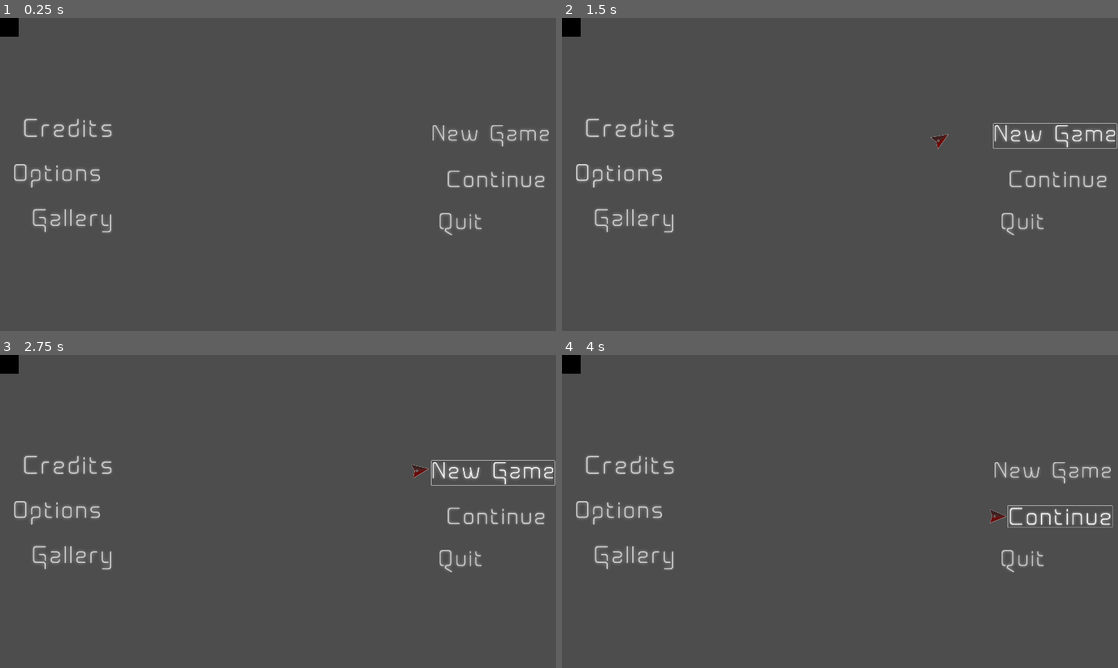
Above: before the commit, frames 1-4 (two rows, left to right).
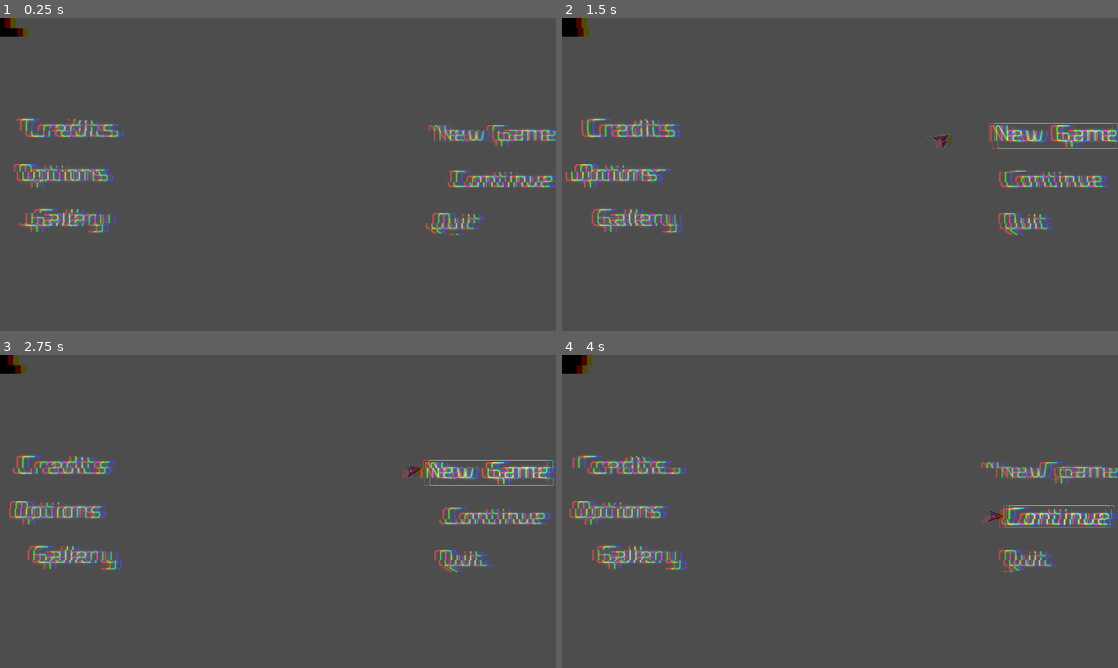
Above: after the commit, the same moments.

Repository: TomkoSK/Layers
Game: Godot game, scene res://Scenes/GlitchedMenu.tscn
The game is run twice, just before and just after one commit, with the same random seed, the same clock (stepped at 60 frames per second) and the same inputs. This scene is started directly instead of the project's main scene. The engine's default icon, where the game draws it, is replaced by a stand-in: a white triangle on a blue panel in a dark square. Video files are missing from this copy of the repository; at most half a second of black plays in their place. Sound files missing from this copy of the repository are replaced by a short silence.
Inputs (mouse positions are in pixels of both pictures, inside the frame that each line leads up to):
- Up to frame 1 (0.25 s): no input
- Up to frame 2 (1.5 s): click (617, 174) at 0.5 s; click (1051, 136) at 1.25 s
- Up to frame 3 (2.75 s): click (494, 473) at 2 s
- Up to frame 4 (4 s): click (1056, 514) at 2.75 s; click (1062, 517) at 3.5 s

The runs differ from the first frame. In frame 1, 3.4% of the frame differs, in the area x 0-100%, y 0-70%; in frame 2, 3.7%; in frame 3, 3.5%; in frame 4, 3.8%, in the area x 1-100%, y 0-70%.

Commit message:
Added pause menu

Diff:
--- a/Autoloaded/AudioManager.gd
+++ b/Autoloaded/AudioManager.gd
@@ -1,6 +1,8 @@
 extends Node
 
 var playingMenuMusic = false#Used in MainMenu.gd
+var ambienceTracks = {"prologueScene" : ["Dread.mp3", "Dread"]}
+var currentAmbienceTrack = ""
 var playingAmbience = false
 
 func setMenuMusicVolume(volume : float, time : float = 0):#Makes the main menu music fade to {volume} level of sound over {time} seconds
@@ -40,6 +42,10 @@
 		else:
 			$AmbienceAudio.stop()
 
+func setAmbienceTrack(trackName : String):
+	$AmbienceAudio.stream = load("res://Audio/"+ambienceTracks[trackName][0])
+	currentAmbienceTrack = ambienceTracks[trackName][1]
+
 func _on_menu_music_finished():
 	$MenuMusic.play()#whenever the main menu music finishes it loops again
 
--- a/Scenes/GlitchedMenu.tscn
+++ b/Scenes/GlitchedMenu.tscn
@@ -135,7 +135,6 @@
 texture = ExtResource("4_vgv12")
 
 [node name="GlitchSprite" type="Sprite2D" parent="."]
-visible = false
 material = SubResource("ShaderMaterial_y2ft8")
 position = Vector2(960, 540)
 scale = Vector2(15, 8.4375)
--- a/Scripts/PrologueScene.gd
+++ b/Scripts/PrologueScene.gd
@@ -3,6 +3,7 @@
 #BIG NOTE: IF YOU PUT A \n CHARACTER IN THE DIALOGUE, PUT A SPACE AFTER IT! IF YOU DONT, THE TEXTBOX CODE *WILL NOT* WORK
 
 func _ready():
+	AudioManager.setAmbienceTrack("prologueScene")
 	AudioManager.setAmbiencePlaying(true)
 	AudioManager.setAmbienceVolume(0)
 	AudioManager.setAmbienceVolume(1, 3)
--- a/UIButtons/UIButtons.gd
+++ b/UIButtons/UIButtons.gd
@@ -1,18 +1,20 @@
 extends Node2D
+
+var pauseMenuEnabled = true
 
 func set_visibility(buttonName : String, setVisible : bool):
 	if(buttonName == "ui"):
 		if(setVisible):
-			$Options.show()
+			pauseMenuEnabled = true
 			$Backlog.show()
 		else:
-			$Options.hide()
+			pauseMenuEnabled = false
 			$Backlog.hide()
-	elif(buttonName == "options"):
+	elif(buttonName == "pausemenu"):
 		if(setVisible):
-			$Options.show()
+			pauseMenuEnabled = true
 		else:
-			$Options.hide()
+			pauseMenuEnabled = false
 	elif(buttonName == "backlog"):
 		if(setVisible):
 			$Backlog.show()
@@ -22,7 +24,27 @@
 		print("[WARNING]",buttonName," was passed into ui buttons set visibility function")
 
 func _on_options_pressed():
-	SceneManager.openSettings(true)
+	$CanvasLayer.hide()
+	SceneManager.openSettings(false)
 
 func _on_backlog_pressed():
 	Backlog.open()
+
+func _on_menu_pressed() -> void:
+	$CanvasLayer.hide()
+	SceneManager.changeScene("res://Scenes/MainMenu.tscn", 1, 0.7, 2, true)
+	if(AudioManager.playingAmbience):
+		AudioManager.setAmbienceVolume(0, 0.8)
+		await get_tree().create_timer(0.8).timeout
+		AudioManager.setAmbiencePlaying(false)
+
+func _on_back_pressed() -> void:
+		$CanvasLayer.hide()
+
+func _input(event: InputEvent) -> void:
+	if(event.is_action_pressed("ui_cancel")):
+		if($CanvasLayer.visible):
+			$CanvasLayer.hide()
+		elif(pauseMenuEnabled):
+			$CanvasLayer.show()
+			$CanvasLayer/AmbienceTrack.text = "Current Music Track: "+AudioManager.currentAmbienceTrack
--- a/UIButtons/UIButtons.tscn
+++ b/UIButtons/UIButtons.tscn
@@ -1,23 +1,80 @@
-[gd_scene load_steps=2 format=3 uid="uid://ngr60hc74d7b"]
+[gd_scene load_steps=5 format=3 uid="uid://ngr60hc74d7b"]
 
 [ext_resource type="Script" path="res://UIButtons/UIButtons.gd" id="1_bqkji"]
+[ext_resource type="Texture2D" uid="uid://cg6012dh7t047" path="res://Textures/square.png" id="2_tadx8"]
+
+[sub_resource type="LabelSettings" id="LabelSettings_5hh6l"]
+font_size = 75
+
+[sub_resource type="LabelSettings" id="LabelSettings_5lm31"]
+font_size = 35
 
 [node name="OptionsButton" type="Node2D"]
 script = ExtResource("1_bqkji")
 
 [node name="Backlog" type="Button" parent="."]
 z_index = 10
-offset_left = 1607.0
-offset_right = 1727.0
+offset_left = 1737.0
+offset_right = 1857.0
 offset_bottom = 120.0
 text = "BACKLOG"
 
-[node name="Options" type="Button" parent="."]
-z_index = 10
-offset_left = 1737.0
-offset_right = 1857.0
-offset_bottom = 120.0
-text = "OPTIONS"
+[node name="CanvasLayer" type="CanvasLayer" parent="."]
+layer = 2
+visible = false
+
+[node name="Button" type="Button" parent="CanvasLayer"]
+self_modulate = Color(1, 1, 1, 0)
+offset_right = 1920.0
+offset_bottom = 1080.0
+
+[node name="Background" type="Sprite2D" parent="CanvasLayer"]
+self_modulate = Color(0.141176, 0.141176, 0.141176, 0.956863)
+position = Vector2(960, 540)
+scale = Vector2(1920, 1080)
+texture = ExtResource("2_tadx8")
+
+[node name="Options" type="Button" parent="CanvasLayer"]
+offset_left = 775.0
+offset_top = 360.0
+offset_right = 960.0
+offset_bottom = 417.0
+scale = Vector2(2.5, 2.5)
+text = "Options"
+
+[node name="Label" type="Label" parent="CanvasLayer"]
+offset_left = 542.0
+offset_top = 102.0
+offset_right = 1427.0
+offset_bottom = 205.0
+text = "Pause menu :shook_sad:"
+label_settings = SubResource("LabelSettings_5hh6l")
+
+[node name="Menu" type="Button" parent="CanvasLayer"]
+offset_left = 775.0
+offset_top = 643.0
+offset_right = 960.0
+offset_bottom = 700.0
+scale = Vector2(2.5, 2.5)
+text = "Main Menu"
+
+[node name="Back" type="Button" parent="CanvasLayer"]
+offset_left = 1584.0
+offset_top = 95.0
+offset_right = 1706.0
+offset_bottom = 146.0
+scale = Vector2(2.2, 2.2)
+text = "Back"
+
+[node name="AmbienceTrack" type="Label" parent="CanvasLayer"]
+offset_left = 677.0
+offset_top = 245.0
+offset_right = 1027.0
+offset_bottom = 294.0
+text = "Current Music Track:"
+label_settings = SubResource("LabelSettings_5lm31")
 
 [connection signal="pressed" from="Backlog" to="." method="_on_backlog_pressed"]
-[connection signal="pressed" from="Options" to="." method="_on_options_pressed"]
+[connection signal="pressed" from="CanvasLayer/Options" to="." method="_on_options_pressed"]
+[connection signal="pressed" from="CanvasLayer/Menu" to="." method="_on_menu_pressed"]
+[connection signal="pressed" from="CanvasLayer/Back" to="." method="_on_back_pressed"]
--- a/project.godot
+++ b/project.godot
@@ -10,9 +10,9 @@
 
 [application]
 
-config/name="seriousGameAttempt"
+config/name="Layers"
 run/main_scene="res://Scenes/SplashScreen.tscn"
-config/features=PackedStringArray("4.2", "Mobile")
+config/features=PackedStringArray("4.3", "Mobile")
 config/icon="res://Textures/icon.svg"
 
 [autoload]
@@ -37,39 +37,39 @@
 
 ui_left={
 "deadzone": 0.5,
-"events": [Object(InputEventKey,"resource_local_to_scene":fa …(174 unchanged characters)… l_keycode":0,"key_label":0,"unicode":0,"echo":false,"script":null)
+"events": [Object(InputEventKey,"resource_local_to_scene":fa …(174 unchanged characters)… l_keycode":0,"key_label":0,"unicode":0,"location":0,"echo":false,"script":null)
 , Object(InputEventJoypadButton,"resource_local_to_scene":false,"resource_name":"","device":0,"button_index":13,"pressure":0.0,"pressed":false,"script":null)
 , Object(InputEventJoypadMotion,"resource_local_to_scene":false,"resource_name":"","device":0,"axis":0,"axis_value":-1.0,"script":null)
-, Object(InputEventKey,"resource_local_to_scene":false,"reso …(162 unchanged characters)… _keycode":0,"key_label":0,"unicode":97,"echo":false,"script":null)
+, Object(InputEventKey,"resource_local_to_scene":false,"reso …(162 unchanged characters)… _keycode":0,"key_label":0,"unicode":97,"location":0,"echo":false,"script":null)
 ]
 }
 ui_right={
 "deadzone": 0.5,
-"events": [Object(InputEventKey,"resource_local_to_scene":fa …(174 unchanged characters)… l_keycode":0,"key_label":0,"unicode":0,"echo":false,"script":null)
+"events": [Object(InputEventKey,"resource_local_to_scene":fa …(174 unchanged characters)… l_keycode":0,"key_label":0,"unicode":0,"location":0,"echo":false,"script":null)
 , Object(InputEventJoypadButton,"resource_local_to_scene":false,"resource_name":"","device":0,"button_index":14,"pressure":0.0,"pressed":false,"script":null)
 , Object(InputEventJoypadMotion,"resource_local_to_scene":false,"resource_name":"","device":0,"axis":0,"axis_value":1.0,"script":null)
-, Object(InputEventKey,"resource_local_to_scene":false,"reso …(163 unchanged characters)… keycode":0,"key_label":0,"unicode":100,"echo":false,"script":null)
+, Object(InputEventKey,"resource_local_to_scene":false,"reso …(163 unchanged characters)… keycode":0,"key_label":0,"unicode":100,"location":0,"echo":false,"script":null)
 ]
 }
 ui_up={
 "deadzone": 0.5,
-"events": [Object(InputEventKey,"resource_local_to_scene":fa …(174 unchanged characters)… l_keycode":0,"key_label":0,"unicode":0,"echo":false,"script":null)
+"events": [Object(InputEventKey,"resource_local_to_scene":fa …(174 unchanged characters)… l_keycode":0,"key_label":0,"unicode":0,"location":0,"echo":false,"script":null)
 , Object(InputEventJoypadButton,"resource_local_to_scene":false,"resource_name":"","device":0,"button_index":11,"pressure":0.0,"pressed":false,"script":null)
 , Object(InputEventJoypadMotion,"resource_local_to_scene":false,"resource_name":"","device":0,"axis":1,"axis_value":-1.0,"script":null)
-, Object(InputEventKey,"resource_local_to_scene":false,"reso …(163 unchanged characters)… keycode":0,"key_label":0,"unicode":119,"echo":false,"script":null)
+, Object(InputEventKey,"resource_local_to_scene":false,"reso …(163 unchanged characters)… keycode":0,"key_label":0,"unicode":119,"location":0,"echo":false,"script":null)
 ]
 }
 ui_down={
 "deadzone": 0.5,
-"events": [Object(InputEventKey,"resource_local_to_scene":fa …(174 unchanged characters)… l_keycode":0,"key_label":0,"unicode":0,"echo":false,"script":null)
+"events": [Object(InputEventKey,"resource_local_to_scene":fa …(174 unchanged characters)… l_keycode":0,"key_label":0,"unicode":0,"location":0,"echo":false,"script":null)
 , Object(InputEventJoypadButton,"resource_local_to_scene":false,"resource_name":"","device":0,"button_index":12,"pressure":0.0,"pressed":false,"script":null)
 , Object(InputEventJoypadMotion,"resource_local_to_scene":false,"resource_name":"","device":0,"axis":1,"axis_value":1.0,"script":null)
-, Object(InputEventKey,"resource_local_to_scene":false,"reso …(163 unchanged characters)… keycode":0,"key_label":0,"unicode":115,"echo":false,"script":null)
+, Object(InputEventKey,"resource_local_to_scene":false,"reso …(163 unchanged characters)… keycode":0,"key_label":0,"unicode":115,"location":0,"echo":false,"script":null)
 ]
 }
 SkipTextbox={
 "deadzone": 0.5,
-"events": [Object(InputEventKey,"resource_local_to_scene":fa …(171 unchanged characters)… keycode":32,"key_label":0,"unicode":32,"echo":false,"script":null)
+"events": [Object(InputEventKey,"resource_local_to_scene":fa …(171 unchanged characters)… keycode":32,"key_label":0,"unicode":32,"location":0,"echo":false,"script":null)
 ]
 }
 up={
@@ -79,5 +79,5 @@
 
 [rendering]
 
-renderer/rendering_method="gl_compatibility"
+renderer/rendering_method="mobile"
 textures/vram_compression/import_etc2_astc=true
Not shown: 1 places in Scenes/Settings.tscn that only renumber resources
